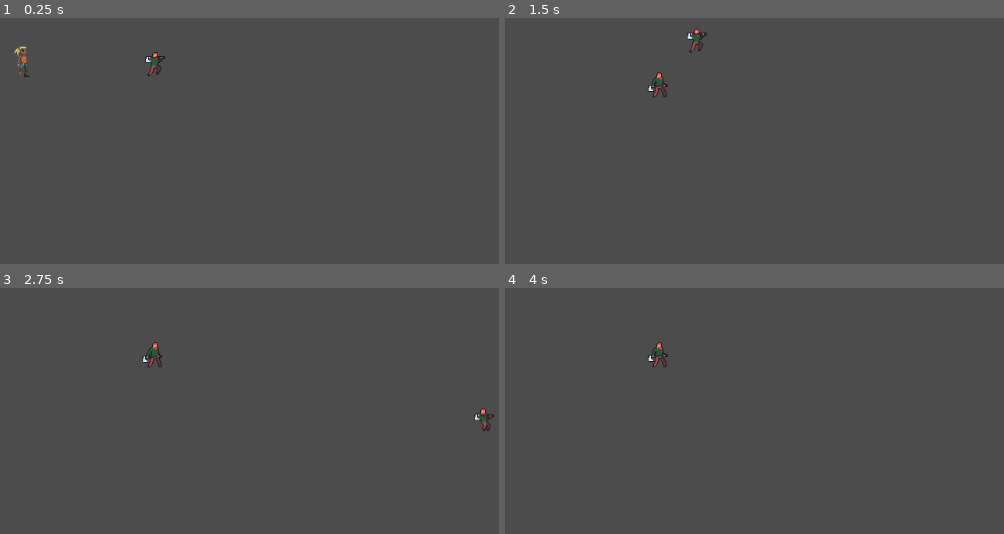
Above: before the commit, frames 1-4 (two rows, left to right).
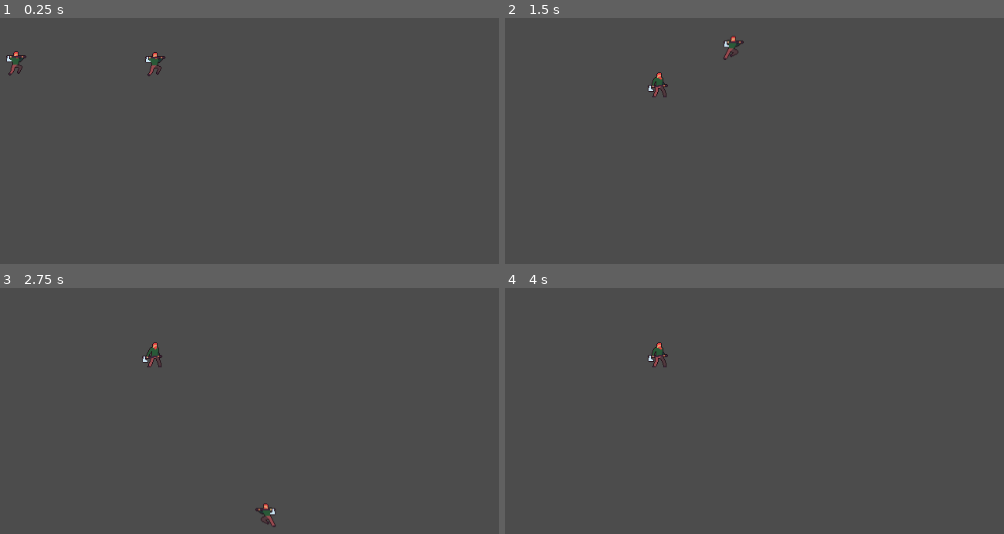
Above: after the commit, the same moments.

Repository: Goktugkola/Cyborg-Compound
Game: Godot game, scene res://Scenes/livil1.tscn
Same seed, same stepped clock (60 frames per second), same inputs: the game is played once before the commit and once after it. This scene is started directly instead of the project's main scene.
Inputs:
- Up to frame 1 (0.25 s): no input
- Up to frame 2 (1.5 s): hold D (p1_right) from 0.53 s (still down); tap J (p1_attack, bound only before the commit) at 0.6 s; tap W (p1_up) at 0.77, 0.8, 1.07, 1.35 s
- Up to frame 3 (2.75 s): tap W (p1_up) at 1.52, 1.82, 2.3 s; tap J (p1_attack, bound only before the commit) at 1.55, 2.1 s; release D (p1_right) at 2.03 s; hold A (p1_left) from 2.03 s (still down)
- Up to frame 4 (4 s): release A (p1_left) at 2.78 s; hold D (p1_right) from 2.78 s (still down); tap E (p1_walk) at 2.85 s; tap W (p1_up) at 3.02, 3.32, 3.77, 3.8 s; tap J (p1_attack, bound only before the commit) at 3.05, 3.6 s; tap Enter at 3.5 s

The runs differ from the first frame. In frame 1, 0.3% of the frame differs, in the area x 1-6%, y 11-24%; in frame 2, 0.4%, in the area x 36-48%, y 4-18%; in frame 3, 0.3%; in frame 4, less than 0.1%.
Error before the commit: Invalid call to function 'get_transform' in base 'Area2D'. Expected 0 arguments. (res://Scenes/Player1.gd:22)

Commit message:
bugfix
karakter platformdan zıplamadan düşünce koşma animasyonunu oynamaya devam ediyordu. Artık jumpInAir animasyonu oynuyor. Bide W bırakıldığında hız azalmasını ekledim.

Diff:
--- a/CikiletaFighters/Scenes/Player1.gd
+++ b/CikiletaFighters/Scenes/Player1.gd
@@ -17,9 +17,7 @@
 	#animation walk,run,idle
 	if _velocity.x < 0:
 		$AnimatedSprite.flip_h = true
-		$hitboxpivot/swordhitbox.get_transform(-20,-15)
 	if _velocity.x > 0:
-		$hitboxpivot/swordhitbox.get_transform(20,-15)
 		$AnimatedSprite.flip_h = false
 	if Input.is_action_pressed("p1_walk"):
 		speed = 100
@@ -43,6 +41,8 @@
 		jump = true
 		double_jump = 1
 		yield (get_tree().create_timer(0.5),"timeout")
+	if Input.is_action_just_released("p1_up") and _velocity.y < 0:
+			_velocity.y/=2
 	if double_jump == 1 and Input.is_action_just_pressed("p1_up"):
 		_velocity.y = -jump_power
 		double_jump = 0
@@ -51,7 +51,8 @@
 	if is_on_floor():
 		jump = false
 	print(_velocity)
-	#cu
+	if _velocity.y != 0:
+		$AnimatedSprite.play("JumpInAir")
 
 func _on_Hurtbox_area_entered(area):
 	Health = Health -5
--- a/CikiletaFighters/project.godot
+++ b/CikiletaFighters/project.godot
@@ -45,11 +45,6 @@
 "events": [ Object(InputEventKey,"resource_local_to_scene":false,"resource_name":"","device":0,"alt":false,"shift":false,"control":false,"meta":false,"command":false,"pressed":false,"scancode":69,"physical_scancode":0,"unicode":0,"echo":false,"script":null)
  ]
 }
-p1_attack={
-"deadzone": 0.5,
-"events": [ Object(InputEventKey,"resource_local_to_scene":false,"resource_name":"","device":0,"alt":false,"shift":false,"control":false,"meta":false,"command":false,"pressed":false,"scancode":74,"physical_scancode":0,"unicode":0,"echo":false,"script":null)
- ]
-}
 
 [physics]
 
